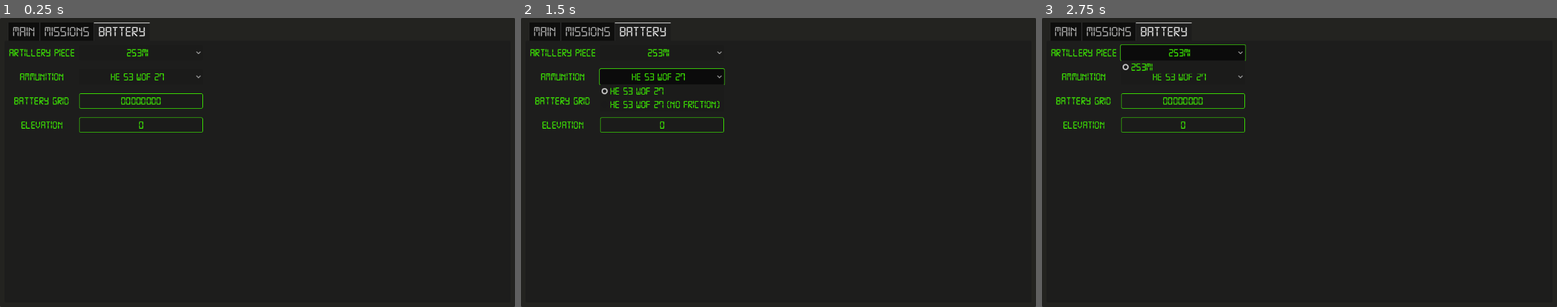
Above: before the commit, frames 1-3 (left to right).
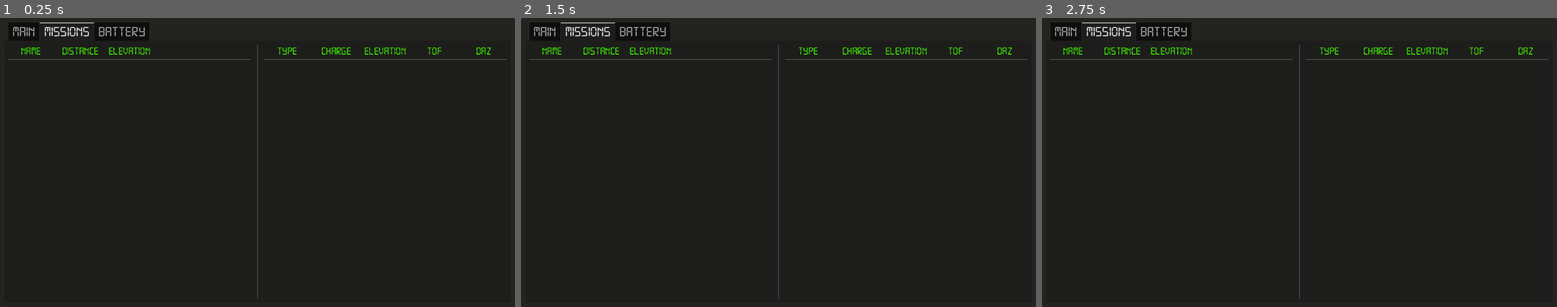
Above: after the commit, the same moments.

Repository: cparadis777/ArmaArtilleryPlanner
Game: Godot game, scene res://UI/main_ui.tscn
Two runs of this game, one before a commit and one after it. Both use one fixed random seed, a clock stepped at 60 frames per second and the inputs below.
Inputs (mouse positions are in pixels of both pictures, inside the frame that each line leads up to):
- Up to frame 1 (0.25 s): no input
- Up to frame 2 (1.5 s): click (660, 52) at 0.5 s, where only the run before the commit has a clickable "2S3M1"; click (660, 75) at 1.25 s, where only the run before the commit has a clickable "HE 53 WOF 27"
- Up to frame 3 (2.75 s): click (1181, 52) at 2 s, where only the run before the commit has a clickable "2S3M1"

The runs differ from the first frame. In frame 1, 2.3% of the frame differs, in the area x 1-99%, y 1-98%; in frame 2, 2.5%; in frame 3, 2.5%.

Commit message:
Added scroll bar to mission bank

Diff:
--- a/UI/MissionBank.tscn
+++ b/UI/MissionBank.tscn
@@ -45,7 +45,12 @@
 [node name="HSeparator" type="HSeparator" parent="VBoxContainer"]
 layout_mode = 2
 
-[node name="MissionsTable" type="VBoxContainer" parent="VBoxContainer"]
+[node name="ScrollContainer" type="ScrollContainer" parent="VBoxContainer"]
+layout_mode = 2
+size_flags_vertical = 3
+horizontal_scroll_mode = 0
+
+[node name="MissionsTable" type="VBoxContainer" parent="VBoxContainer/ScrollContainer"]
 unique_name_in_owner = true
 layout_mode = 2
 size_flags_vertical = 2
--- a/UI/main_ui.tscn
+++ b/UI/main_ui.tscn
@@ -45,7 +45,7 @@
 layout_mode = 2
 theme = ExtResource("4_pdhop")
 theme_override_font_sizes/font_size = 32
-current_tab = 2
+current_tab = 1
 
 [node name="MAIN" type="MarginContainer" parent="Panel/MarginContainer/TabContainer"]
 visible = false
Not shown: 1 places in UI/main_ui.tscn that only renumber resources
